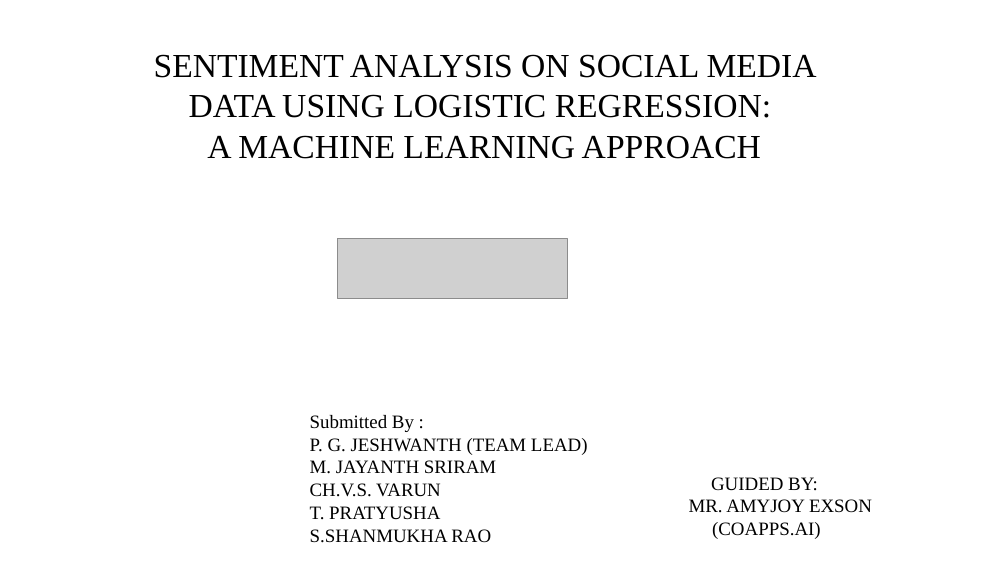
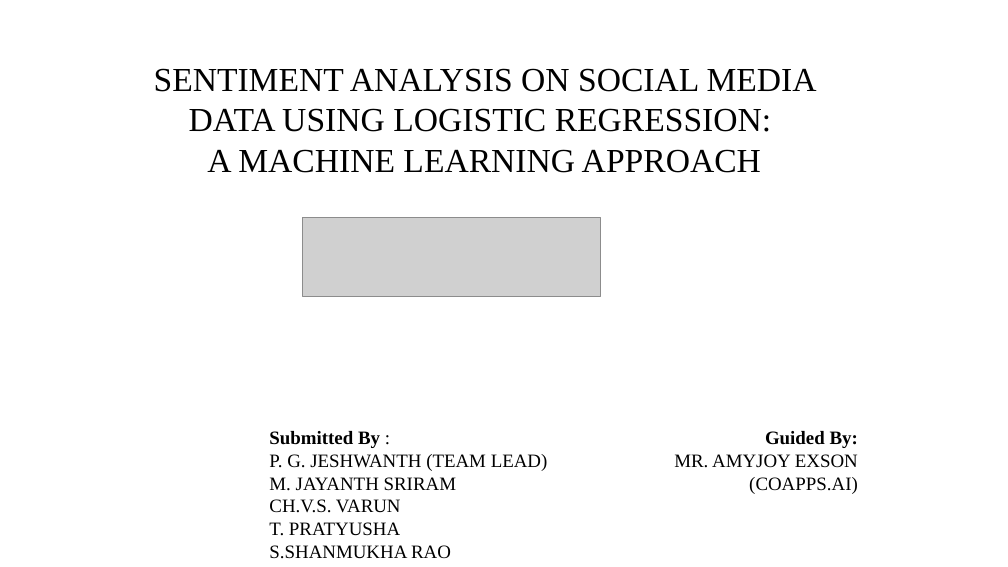
Before and after one commit to jes1326/Jeswanth_Puducherry_Tecnological_University, a slide deck: slide 1 of coappsinternship.pptx. Drawn at 1008x567 pixels with LibreOffice and Linux fonts; fonts in the diff are those of the drawing; grey boxes stand for pictures; background and template pictures are left out. Boxes give left, top, right and bottom in pixels: in the first picture for what was removed or moved away, otherwise in the second. Text is boxed around its words. In the diff, an @@ line names an element or a change of style, - is before the commit and + after.

```diff
--- a/coappsinternship.pptx
+++ b/coappsinternship.pptx
@@ title "SENTIMENT ANALYSIS ON SOCIAL MEDIA ...": place and size @@
-title "SENTIMENT ANALYSIS ON SOCIAL MEDIA ..." at [154,54,817,159]
+title "SENTIMENT ANALYSIS ON SOCIAL MEDIA ..." at [154,68,817,173]
@@ picture: place and size @@
-picture at [338,238,567,299]
+picture at [302,218,601,296]
@@ text "Submitted By :": place and size @@
-text "Submitted By :" at [310,415,588,543]
+text "Submitted By :" at [269,431,548,559]
@@ text at [269,431,380,448]: bold on in "Submitted By" @@
@@ text "Guided By:": place and size @@
-text "Guided By:" at [689,477,872,539]
+text "Guided By:" at [674,431,858,494]
@@ text at [765,431,858,448]: text changed; bold on @@
-GUIDED BY:
+Guided By:
@@ text at [674,454,858,494]: alignment left to right @@
```
Also in this commit, not shown: 17 other slides changed.
